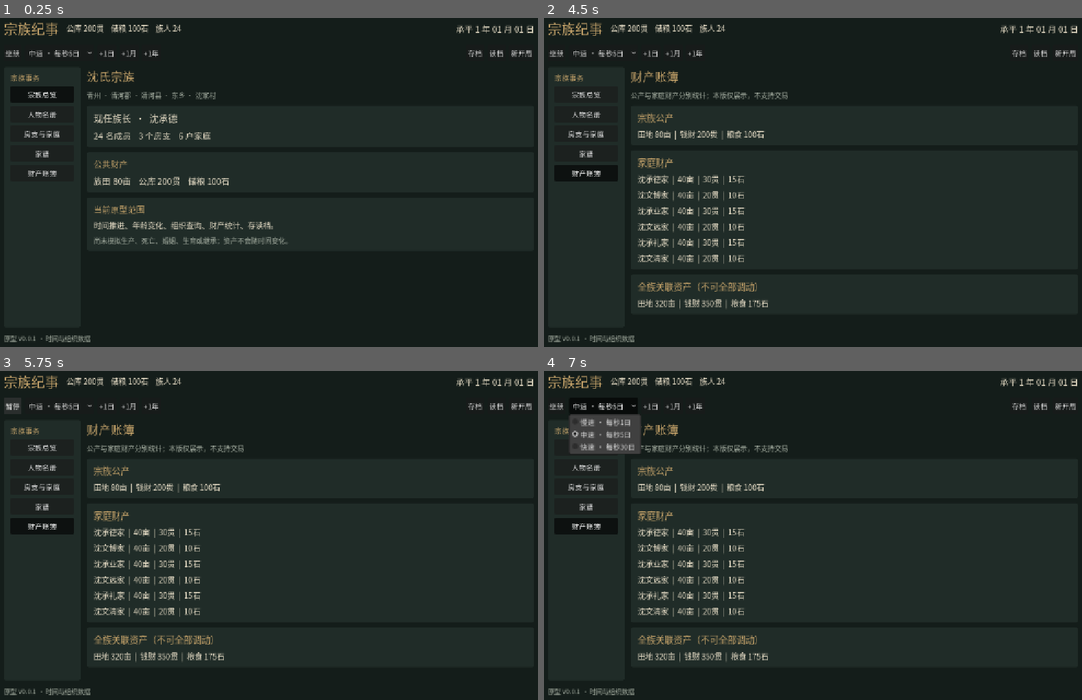
Above: before the commit, frames 1-4 (two rows, left to right).
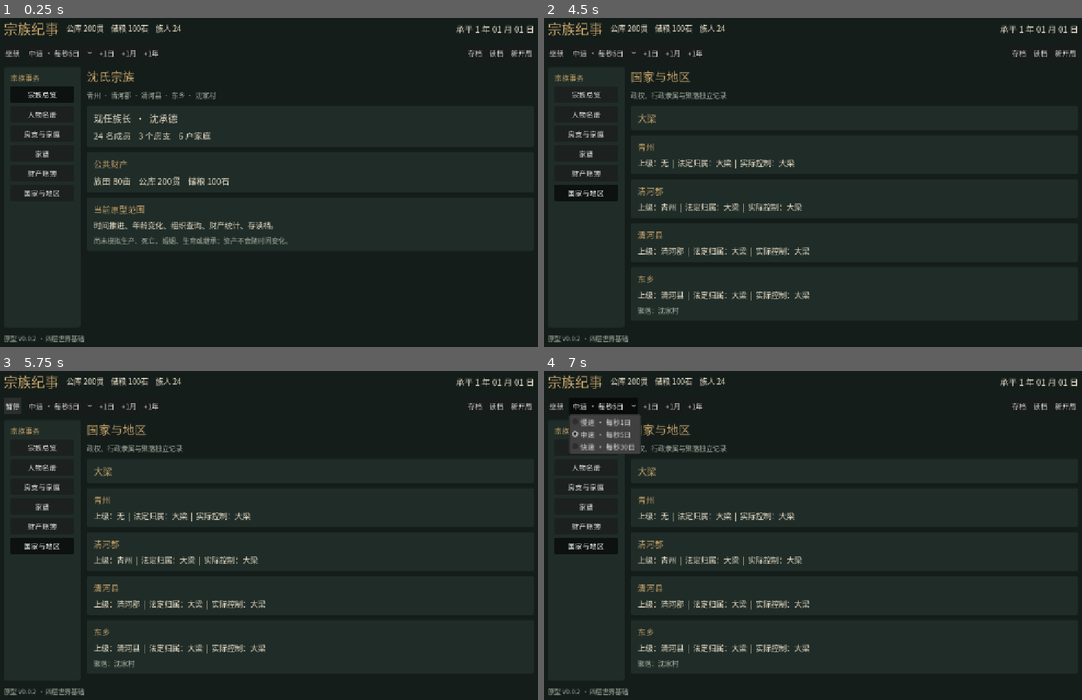
Above: after the commit, the same moments.

Repository: lqc19891229/ClanChronicle
Game: Godot game, scene res://ui/main.tscn
Same seed, same stepped clock (60 frames per second), same inputs: the game is played once before the commit and once after it.
Inputs (mouse positions are in pixels of both pictures, inside the frame that each line leads up to):
- Up to frame 1 (0.25 s): no input
- Up to frame 2 (4.5 s): click "宗族总览" at 0.5 s; click "人物名册" at 1.25 s; click "房支与家庭" at 2 s; click "家谱" at 2.75 s; click "财产账簿" at 3.5 s; click (587, 192) at 4.25 s, where only the run after the commit has a clickable "国家与地区"
- Up to frame 3 (5.75 s): click "继续" at 5 s
- Up to frame 4 (7 s): click "暂停" at 5.75 s; click "中速 · 每秒5日" at 6.5 s

The runs differ from the first frame. In frame 1, 0.2% of the frame differs, in the area x 4-17%, y 52-99%; in frame 2, 5.6%, in the area x 1-50%, y 16-99%; in frame 3, 5.6%; in frame 4, 5.5%.

Commit message:
feat: expose polity and region data while preserving clan screens

Diff:
--- a/ui/main.gd
+++ b/ui/main.gd
@@ -116,7 +116,7 @@
     nav.add_theme_constant_override("separation", 8)
     sidebar.add_child(nav)
     nav.add_child(text_label("宗族事务", 17, GOLD))
-    for tab in ["宗族总览", "人物名册", "房支与家庭", "家谱", "财产账簿"]:
+    for tab in ["宗族总览", "人物名册", "房支与家庭", "家谱", "财产账簿", "国家与地区"]:
         var b = button(tab, show_tab.bind(tab))
         b.toggle_mode = true
         nav_buttons[tab] = b
@@ -130,7 +130,7 @@
     content.size_flags_horizontal = Control.SIZE_EXPAND_FILL
     content.add_theme_constant_override("separation", 12)
     scroll.add_child(content)
-    status_label = text_label("原型 V0.0.1 · 时间与组织数据", 15, MUTED)
+    status_label = text_label("原型 V0.0.2 · 四层世界基础", 15, MUTED)
     root.add_child(status_label)
     timer = Timer.new()
     timer.wait_time = 1.0
@@ -170,6 +170,7 @@
         "房支与家庭": households()
         "家谱": genealogy()
         "财产账簿": property_book()
+        "国家与地区": geography()
 
 func heading(title: String, description: String) -> void:
     content.add_child(text_label(title, 28, GOLD))
@@ -203,8 +204,11 @@
         list.add_child(item)
     var detail = panel(row)
     var selected: Dictionary = World.person_by_id(selected_id)
-    if selected.is_empty():
-        return
+    if selected.is_empty() or int(selected.get("clan_id", -1)) != int(World.state["clan"]["id"]):
+        if World.state["characters"].is_empty():
+            return
+        selected = World.state["characters"][0]
+        selected_id = int(selected["id"])
     detail.add_child(text_label(str(selected["name"]), 28, GOLD))
     detail.add_child(text_label("%s · %d岁 · %s" % [selected["sex"], World.age_of(selected), selected["occupation"]]))
     detail.add_child(text_label("父：%s" % World.person_name(int(selected["father_id"]))))
@@ -246,15 +250,46 @@
 func genealogy() -> void:
     heading("家谱", "简化家谱：共同先祖、三房、各房后代；配偶在人物详情中查看")
     var ancestor = panel(content)
-    ancestor.add_child(text_label(World.person_name(1001), 24, GOLD))
+    for p in World.state["ancestors"]:
+        ancestor.add_child(text_label(str(p["name"]), 24, GOLD))
     for b in World.state["branches"]:
         var group = panel(content)
         group.add_child(text_label("%s  /  %s" % [b["name"], World.person_name(int(b["head_id"]))], 22, GOLD))
         for p in World.state["characters"]:
             if int(p["branch_id"]) != int(b["id"]) or int(p["father_id"]) == -1:
                 continue
-            var depth: int = 1 if int(p["father_id"]) == 1001 else (2 if int(p["father_id"]) == int(b["head_id"]) else 3)
+            var depth: int = genealogy_depth(p)
             group.add_child(text_label("    ".repeat(depth - 1) + "└ " + str(p["name"]) + "  ·  父：" + World.person_name(int(p["father_id"])), 17))
+
+func genealogy_depth(person: Dictionary) -> int:
+    var depth: int = 0
+    var visited: Dictionary = {}
+    var current: Dictionary = person
+    while not current.is_empty():
+        var id := int(current["id"])
+        if visited.has(id):
+            break
+        visited[id] = true
+        current = World.person_by_id(int(current.get("father_id", -1)))
+        if not current.is_empty():
+            depth += 1
+    return maxi(depth, 1)
+
+func geography() -> void:
+    heading("国家与地区", "政权、行政隶属与聚落独立记录")
+    for polity in World.world_state["polities"]:
+        var block = panel(content)
+        block.add_child(text_label(str(polity["name"]), 22, GOLD))
+    for region in World.world_state["regions"]:
+        var block = panel(content)
+        block.add_child(text_label(str(region["name"]), 20, GOLD))
+        var parent = World.entity("regions", int(region["parent_id"]))
+        var legal = World.entity("polities", int(region["legal_polity_id"]))
+        var actual = World.entity("polities", int(region["controlling_polity_id"]))
+        block.add_child(text_label("上级：%s  |  法定归属：%s  |  实际控制：%s" % [parent.get("name", "无"), legal.get("name", "无"), actual.get("name", "无")]))
+        for settlement in World.world_state["settlements"]:
+            if int(settlement["region_id"]) == int(region["id"]):
+                block.add_child(text_label("聚落：" + str(settlement["name"]), 16, MUTED))
 
 func property_book() -> void:
     heading("财产账簿", "公产与家庭财产分别统计；本版仅展示，不支持交易")
